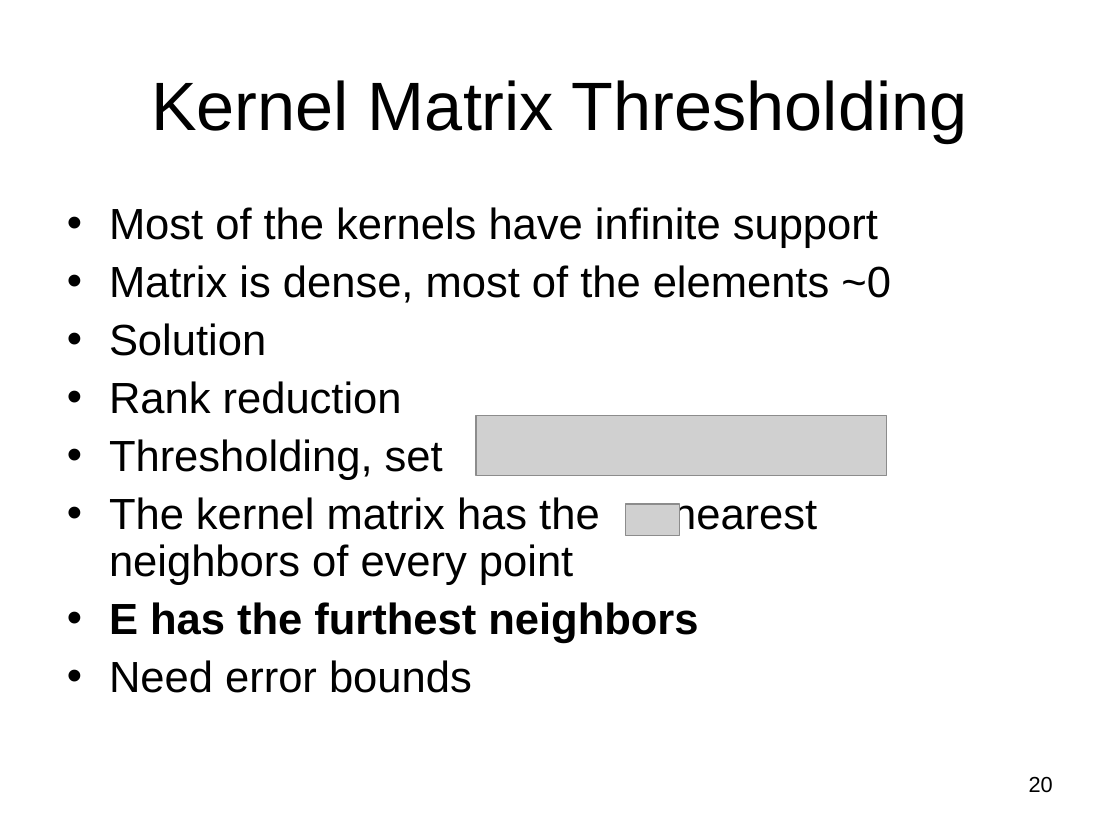
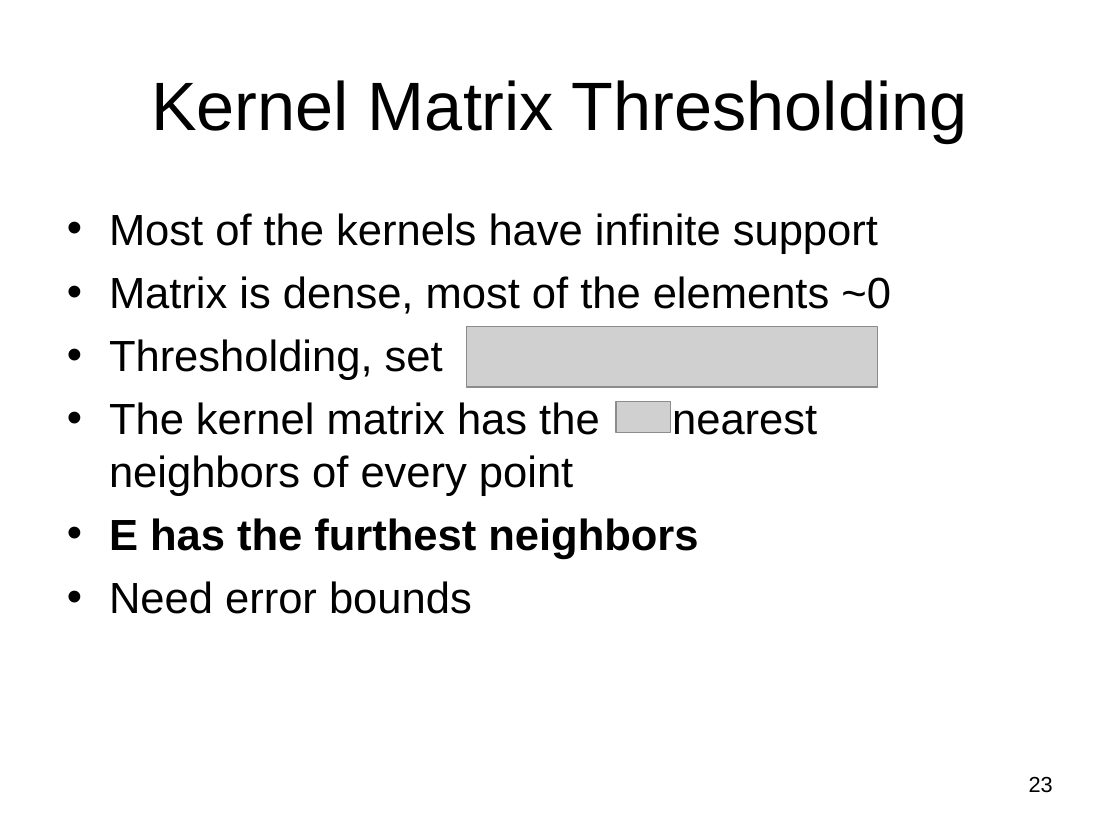
Before and after one commit to subailong/mlpack, a slide deck: slide 23 of fastlib/u/nvasil/docs/proposal/proposal.ppt (slide 20 before the commit). Drawn at 1120x840 pixels with LibreOffice and Linux fonts; fonts in the diff are those of the drawing; grey boxes stand for pictures. Boxes give left, top, right and bottom in pixels: in the first picture for what was removed or moved away, otherwise in the second. Text is boxed around its words. In the diff, an @@ line names an element or a change of style, - is before the commit and + after.

```diff
--- a/fastlib/u/nvasil/docs/proposal/proposal.ppt
+++ b/fastlib/u/nvasil/docs/proposal/proposal.ppt
@@ text "Most of the kernels have ..." at bbox=[109, 213, 891, 614]: line spacing 0.9 to 1 @@
@@ text at bbox=[109, 323, 402, 414]: paragraphs removed @@
-• Solution
-• Rank reduction
@@ picture: place and size @@
-picture at bbox=[625, 504, 679, 535]
+picture at bbox=[467, 327, 878, 388]
@@ picture: place and size @@
-picture at bbox=[476, 416, 887, 476]
+picture at bbox=[616, 401, 670, 432]
@@ page number at bbox=[1029, 776, 1053, 793]: text changed @@
-20
+23
```
Also in this commit, not shown: 16 other slides changed, 5 slides added, 1 slide removed, 4 other files.
